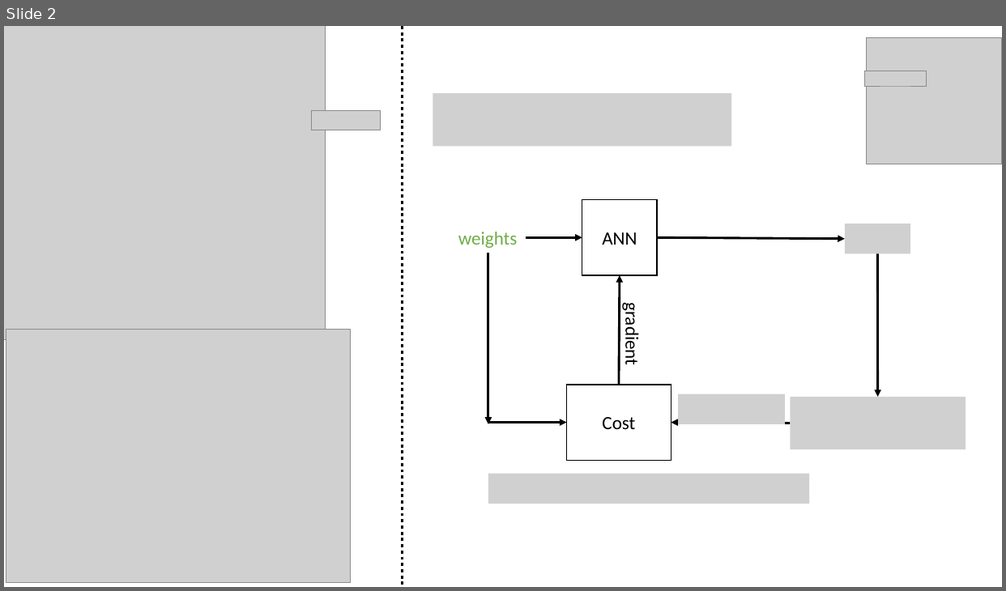
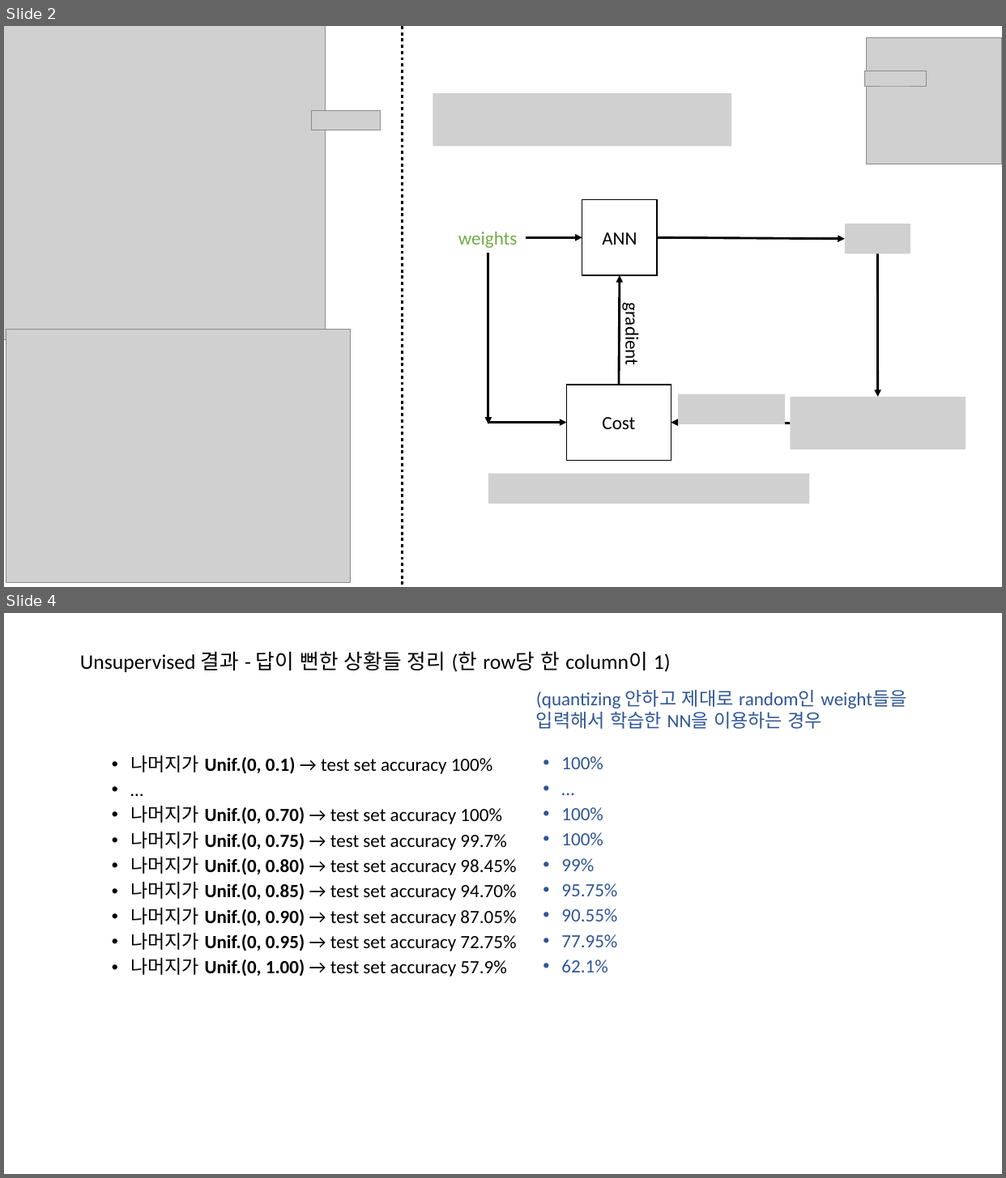
Before and after one commit to ihatesummer/bipartite_maxsum, a slide deck: memo.pptx. Shown one above the other, each under a label of ours: slide 2 before the commit, slides 2 and 4 after it; the slides between them are not shown. The pictures are 1006x591 and 1006x1178 pixels, drawn with LibreOffice and Linux fonts; fonts in the diff are those of the drawing; grey boxes stand for pictures. Boxes give left, top, right and bottom in pixels: in the first picture for what was removed or moved away, otherwise in the second. Text is boxed around its words. In the diff, an @@ line names an element or a change of style, - is before the commit and + after.

```diff
--- a/memo.pptx
+++ b/memo.pptx
@@ slide 4 added at [4,613,1002,1174], background #FFFFFF @@
@@ title added at [80,651,671,672], 20 pt, text #000000 @@
+Unsupervised 결과 - 답이 뻔한 상황들 정리 (한 row당 한 column이 1)
@@ text added at [536,690,906,729], 18 pt, text #2F5597 @@
+    (quantizing 안하고 제대로 random인 weight들을 입력해서 학습한 NN을 이용하는 경우
@@ text added at [130,756,516,977], 18 pt, text #000000 @@
+    • 나머지가 Unif.(0, 0.1) → test set accuracy 100%
+    • …
+    • 나머지가 Unif.(0, 0.70) → test set accuracy 100%
+    • 나머지가 Unif.(0, 0.75) → test set accuracy 99.7%
+    • 나머지가 Unif.(0, 0.80) → test set accuracy 98.45%
+    • 나머지가 Unif.(0, 0.85) → test set accuracy 94.70%
+    • 나머지가 Unif.(0, 0.90) → test set accuracy 87.05%
+    • 나머지가 Unif.(0, 0.95) → test set accuracy 72.75%
+    • 나머지가 Unif.(0, 1.00) → test set accuracy 57.9%
@@ text added at [561,756,617,973], 18 pt, text #2F5597 @@
+    • 100%
+    • …
+    • 100%
+    • 100%
+    • 99%
+    • 95.75%
+    • 90.55%
+    • 77.95%
+    • 62.1%
```
Also in this commit, not shown: 1 slide changed, 25 other files.
